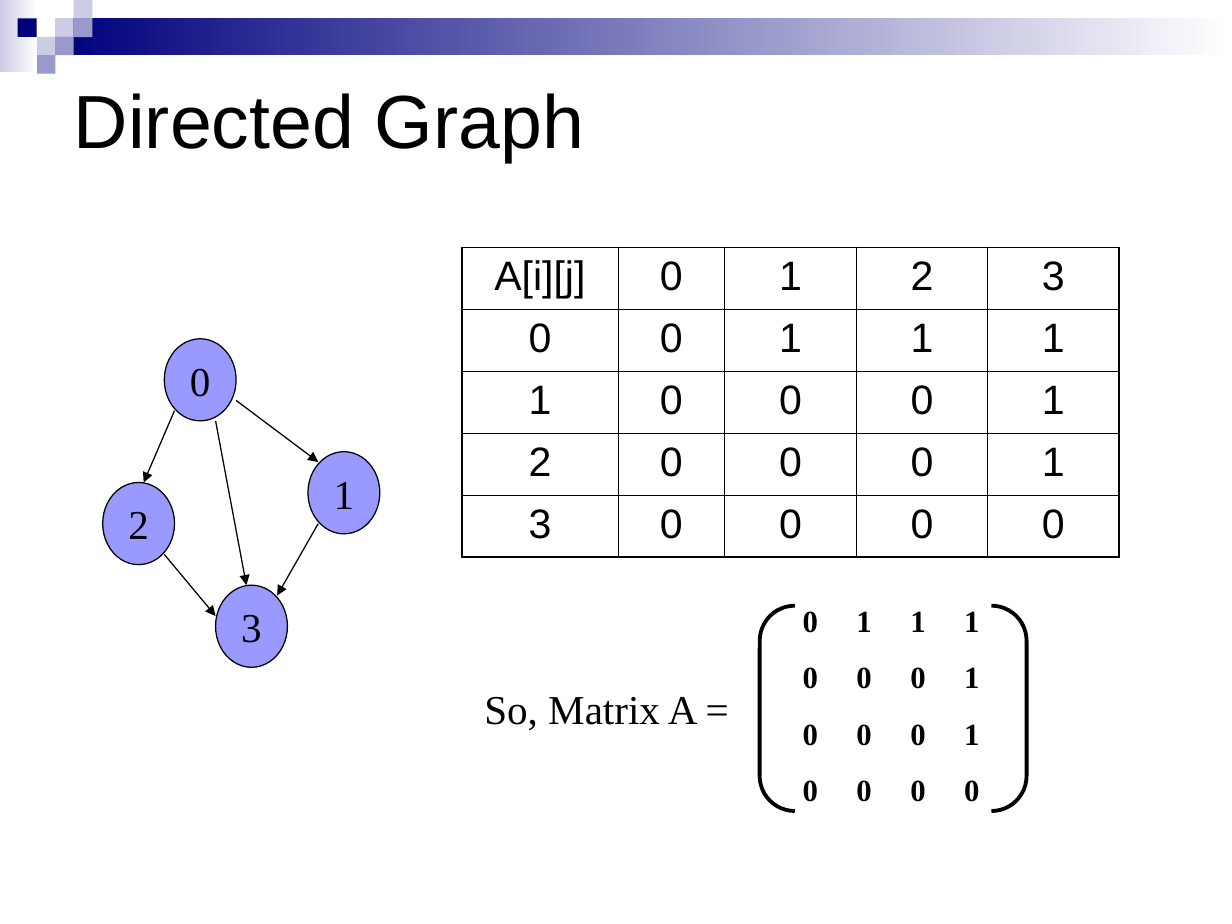
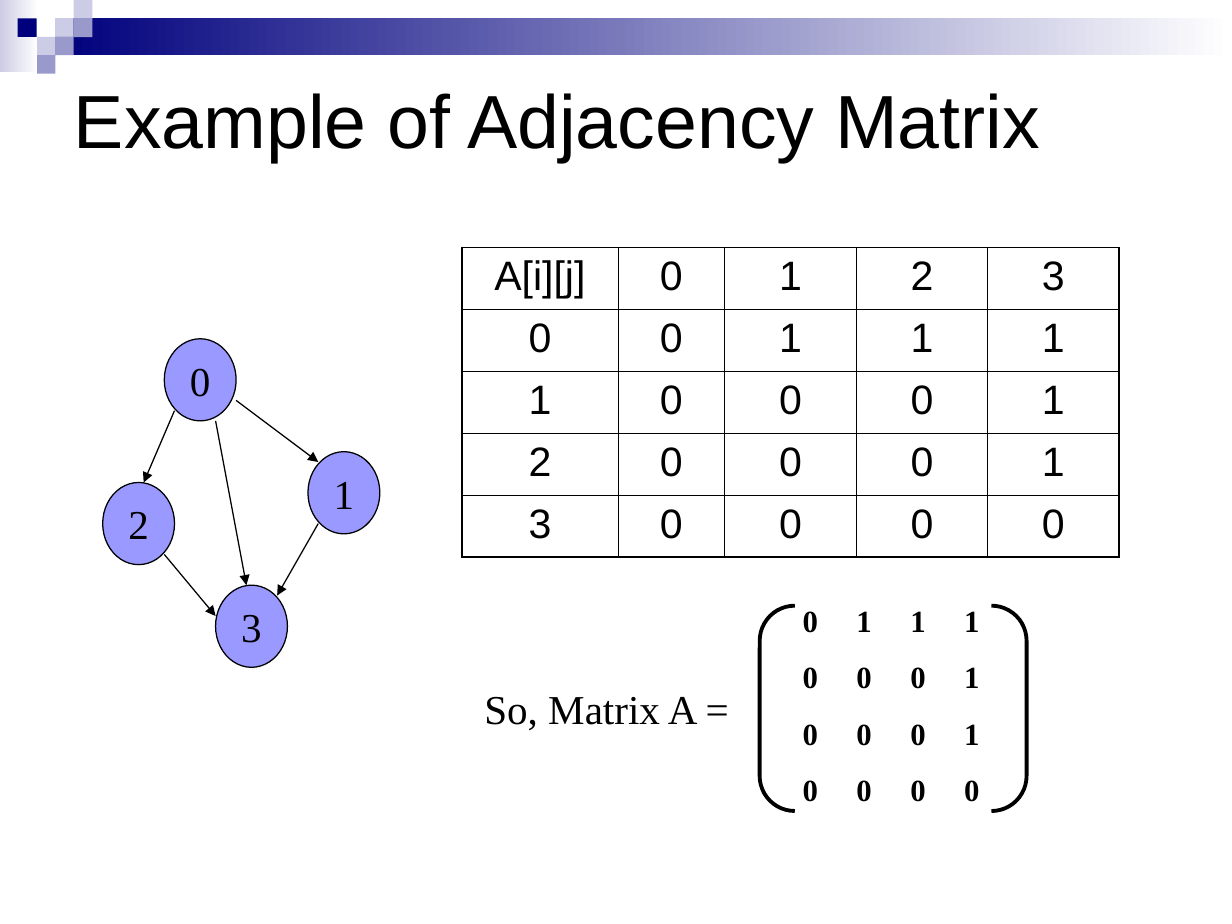
Before and after one commit to HengFan2010/hengfan2010.github.io, a slide deck: slide 22 of teaching/21F-3110/slides/3110-lecture 12-Graph I.ppt (slide 19 before the commit). Drawn at 1232x924 pixels with LibreOffice and Linux fonts; fonts in the diff are those of the drawing. Boxes give left, top, right and bottom in pixels: in the first picture for what was removed or moved away, otherwise in the second. Text is boxed around its words. In the diff, an @@ line names an element or a change of style, - is before the commit and + after.

```diff
--- a/teaching/21F-3110/slides/3110-lecture 12-Graph I.ppt
+++ b/teaching/21F-3110/slides/3110-lecture 12-Graph I.ppt
@@ title at (74, 93, 1040, 162): text changed @@
-Directed Graph
+Example of Adjacency Matrix
```
Also in this commit, not shown: 7 other slides changed, 4 slides added, 1 other file.
